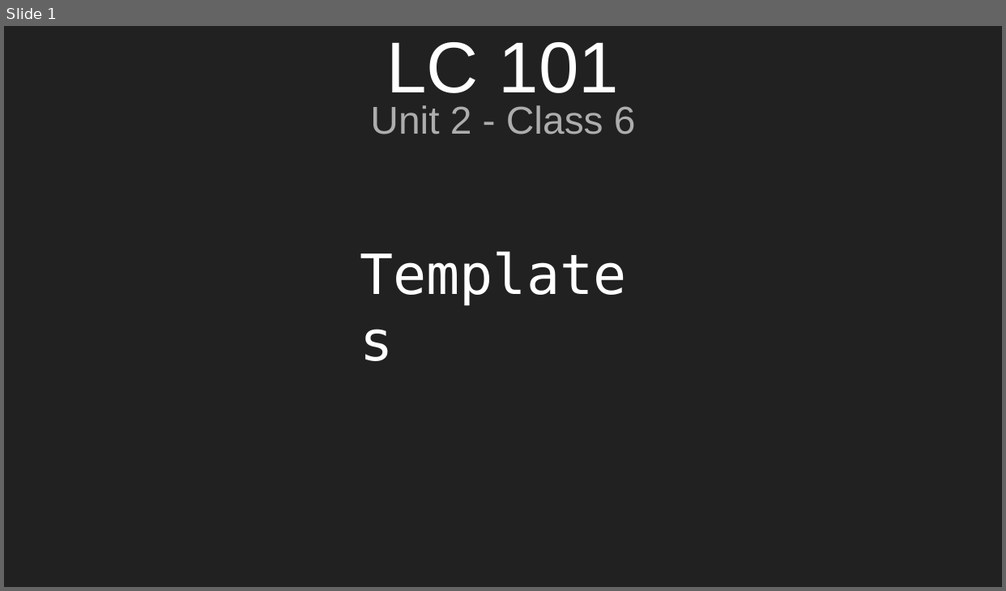
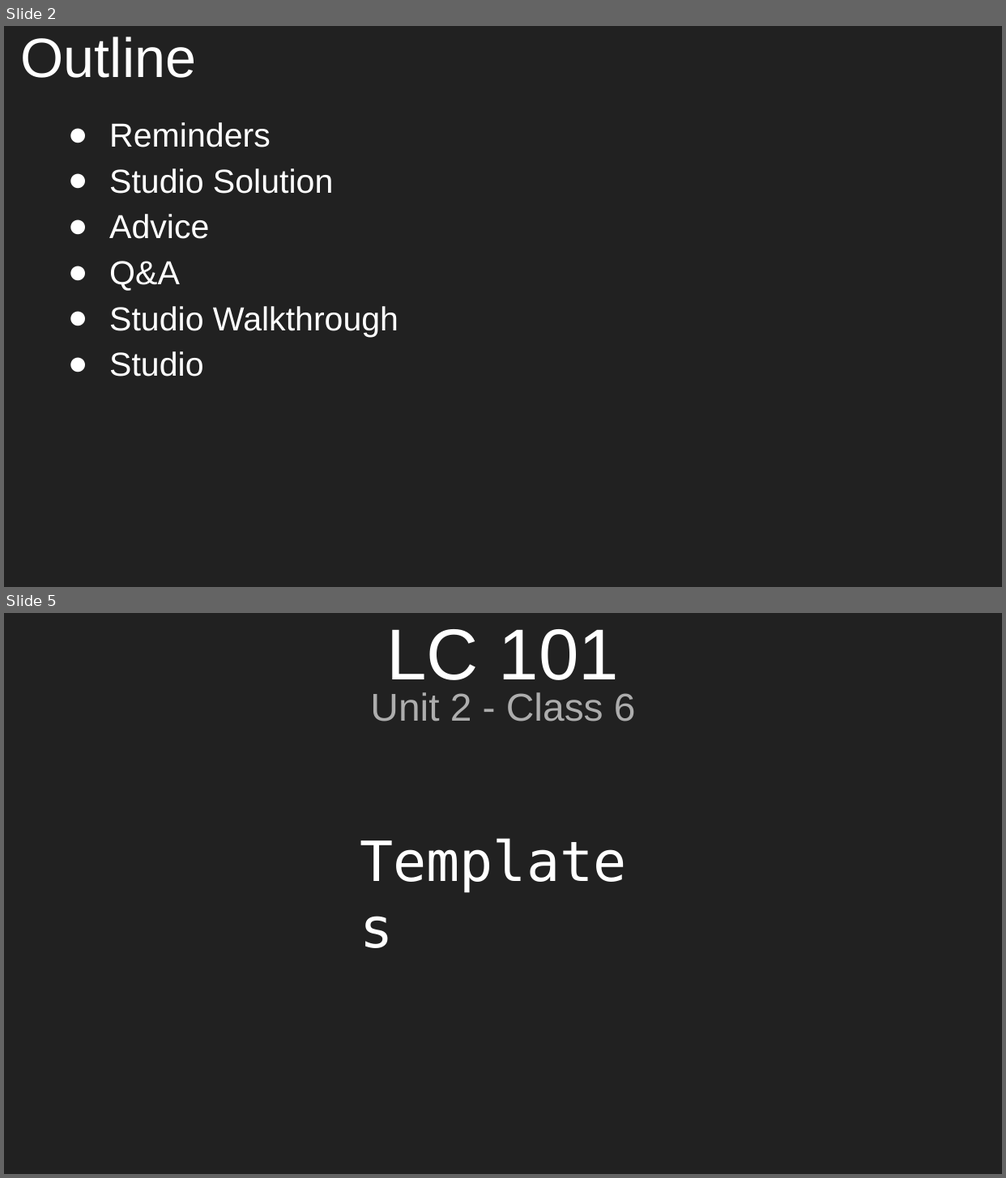
Before and after one commit to aleesham/lc101-unit2, a slide deck: slides/Unit 2 - LC 101 - Class 6.pptx. Shown one above the other, each under a label of ours: slide 1 before the commit, slides 2 and 5 after it; the slides between them are not shown. The pictures are 1006x591 and 1006x1178 pixels, drawn with LibreOffice and Linux fonts; fonts in the diff are those of the drawing. Boxes give left, top, right and bottom in pixels: in the first picture for what was removed or moved away, otherwise in the second. Text is boxed around its words. In the diff, an @@ line names an element or a change of style, - is before the commit and + after.

```diff
--- a/slides/Unit 2 - LC 101 - Class 6.pptx
+++ b/slides/Unit 2 - LC 101 - Class 6.pptx
@@ slide 2 added at (4, 26, 1002, 587), background #212121 @@
@@ title added at (21, 37, 197, 78), 40 pt, text #FFFFFF @@
+Outline
@@ text added at (109, 122, 398, 377), 24 pt, text #FFFFFF @@
+● Reminders
+● Studio Solution
+● Advice
+● Q&A
+● Studio Walkthrough
+● Studio
@@ what was slide 1 is now slide 5 @@
```
Also in this commit, not shown: 1 slide changed, 7 other slides added, 6 slides removed, 1 other file.
